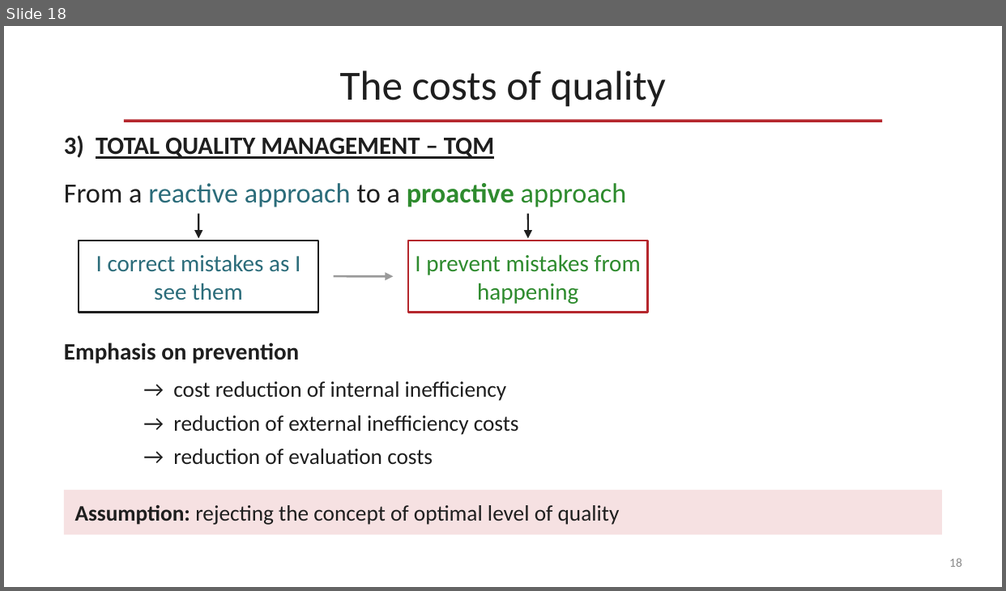
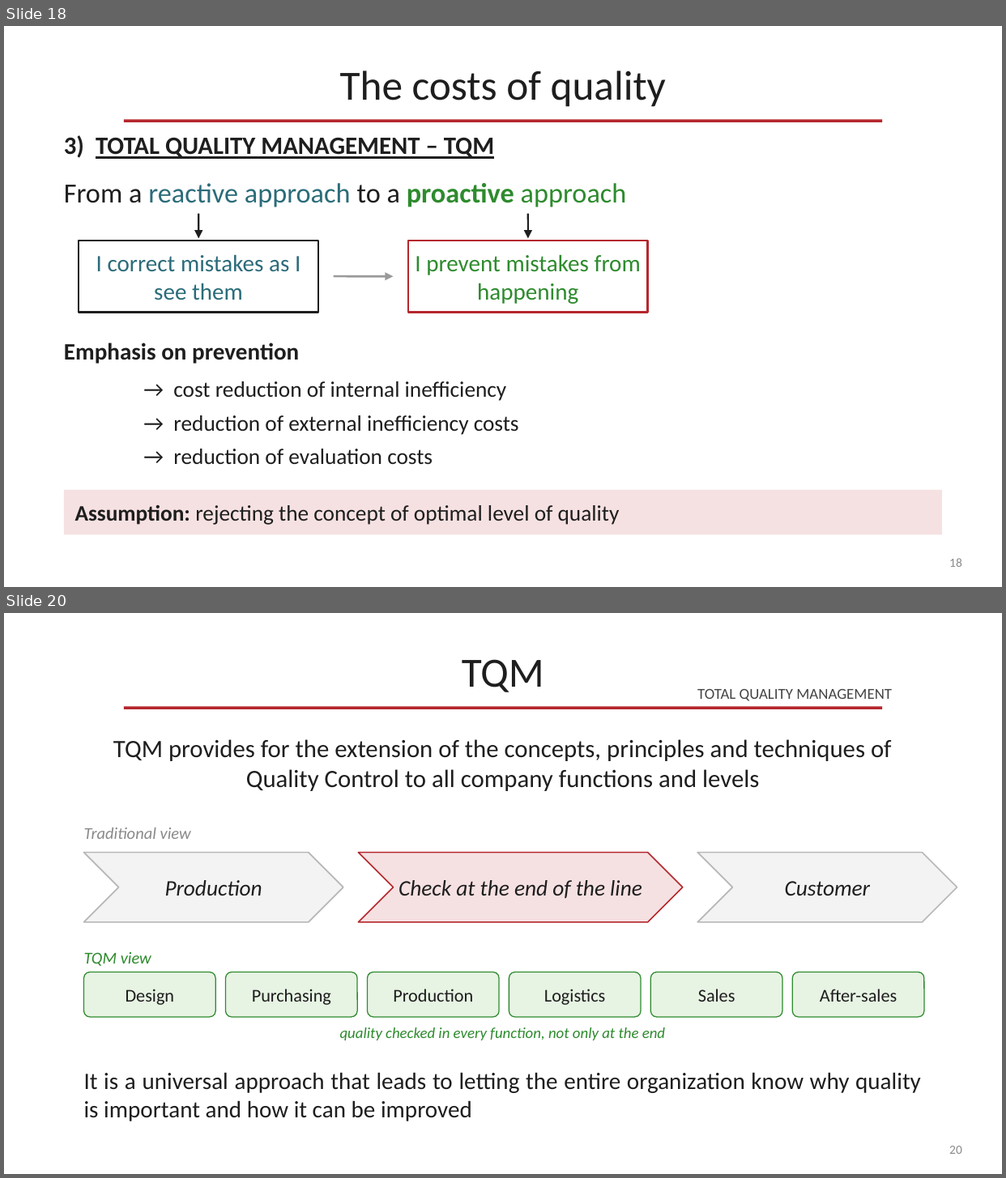
Before and after one commit to OfficialMatteoPiras/ManagementEngineering, a slide deck: SmartOperationsAndSupplyChain Management/pdf/Quality Management-claude.pptx. Shown one above the other, each under a label of ours: slide 18 before the commit, slides 18 and 20 after it; the slides between them are not shown. The pictures are 1006x591 and 1006x1178 pixels, drawn with LibreOffice and Linux fonts; fonts in the diff are those of the drawing. Boxes give left, top, right and bottom in pixels: in the first picture for what was removed or moved away, otherwise in the second. Text is boxed around its words. In the diff, an @@ line names an element or a change of style, - is before the commit and + after.

Commit message:
vault backup: 2026-11-23 11:45:32 | hostname: M1_Laptop | # files: 1 | files: M SmartOperationsAndSupplyChain Management/pdf/Quality Management-claude.pptx

```diff
--- a/SmartOperationsAndSupplyChain Management/pdf/Quality Management-claude.pptx
+++ b/SmartOperationsAndSupplyChain Management/pdf/Quality Management-claude.pptx
@@ slide 20 added at <box>4,613,1002,1174</box>, background #FFFFFF @@
@@ text added at <box>462,659,544,692</box>, 30 pt, text #1E1E1E @@
+TQM
@@ line added from (124, 708) to (882, 708), #B5272D 2 pt @@
@@ text added at <box>697,689,892,701</box>, 11 pt, text #444444 @@
+TOTAL QUALITY MANAGEMENT
@@ text added at <box>113,739,892,791</box>, 18 pt, text #1E1E1E @@
+TQM provides for the extension of the concepts, principles and techniques of Quality Control to all company functions and levels
@@ text added at <box>84,828,191,839</box>, 12 pt, text #8A8A8A, italic @@
+Traditional view
@@ chevron added at <box>84,853,343,922</box>, fill #F3F3F3, outline #B8B8B8 1 pt, 16 pt, text #1E1E1E, italic @@
+Production
@@ chevron added at <box>358,853,683,922</box>, fill #F6E1E2, outline #B5272D 1 pt, 16 pt, text #1E1E1E, italic @@
+Check at the end of the line
@@ chevron added at <box>697,853,957,922</box>, fill #F3F3F3, outline #B8B8B8 1 pt, 16 pt, text #1E1E1E, italic @@
+Customer
@@ text added at <box>84,952,151,966</box>, 12 pt, text #2E8B2E, italic @@
+TQM view
@@ rounded rectangle added at <box>84,973,215,1017</box>, fill #E7F3E3, outline #2E8B2E 0.75 pt, 13 pt, text #1E1E1E @@
+Design
@@ rounded rectangle added at <box>226,973,357,1017</box>, fill #E7F3E3, outline #2E8B2E 0.75 pt, 13 pt, text #1E1E1E @@
+Purchasing
@@ rounded rectangle added at <box>367,973,499,1017</box>, fill #E7F3E3, outline #2E8B2E 0.75 pt, 13 pt, text #1E1E1E @@
+Production
@@ rounded rectangle added at <box>509,973,641,1017</box>, fill #E7F3E3, outline #2E8B2E 0.75 pt, 13 pt, text #1E1E1E @@
+Logistics
@@ rounded rectangle added at <box>650,973,782,1017</box>, fill #E7F3E3, outline #2E8B2E 0.75 pt, 13 pt, text #1E1E1E @@
+Sales
@@ rounded rectangle added at <box>792,973,924,1017</box>, fill #E7F3E3, outline #2E8B2E 0.75 pt, 13 pt, text #1E1E1E @@
+After-sales
@@ text added at <box>340,1028,665,1041</box>, 11 pt, text #2E8B2E, italic @@
+quality checked in every function, not only at the end
@@ text added at <box>84,1072,921,1122</box>, 17 pt, text #1E1E1E @@
+It is a universal approach that leads to letting the entire organization know why quality is important and how it can be improved
@@ page number added at <box>949,1146,962,1154</box>, 9 pt, text #8A8A8A @@
+20
```
Also in this commit, not shown: 1 other slide added.
